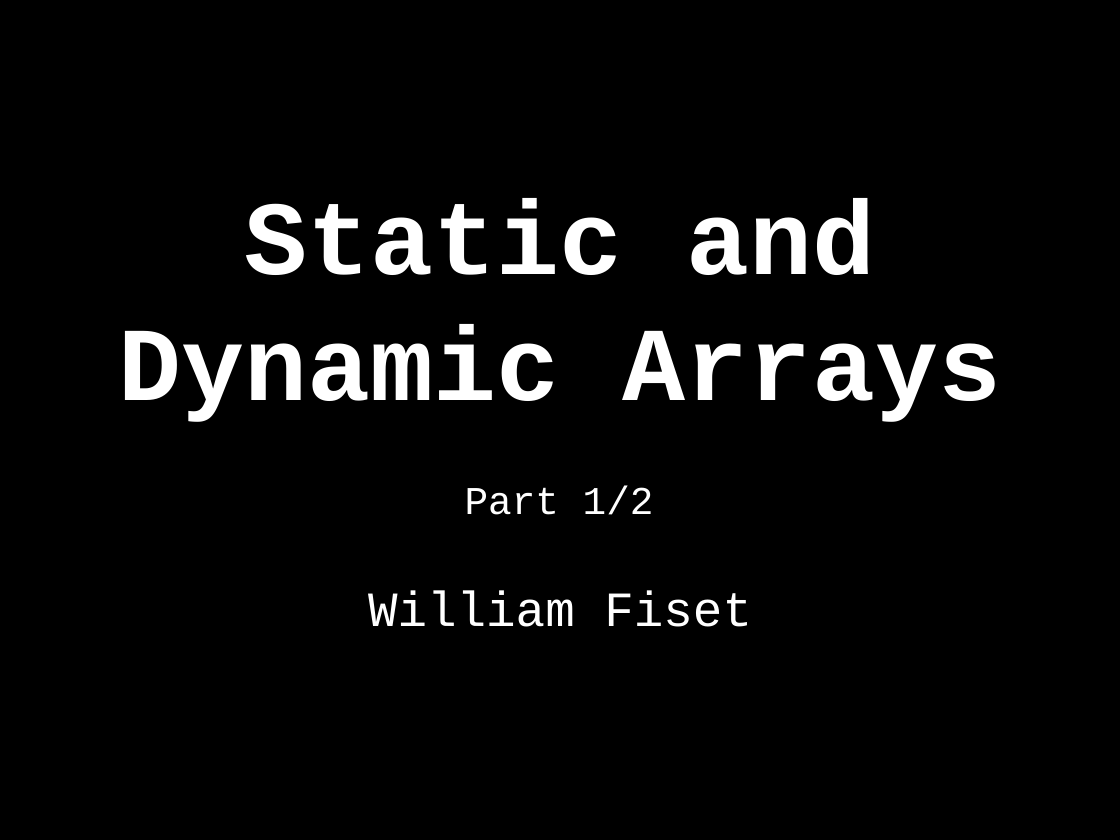
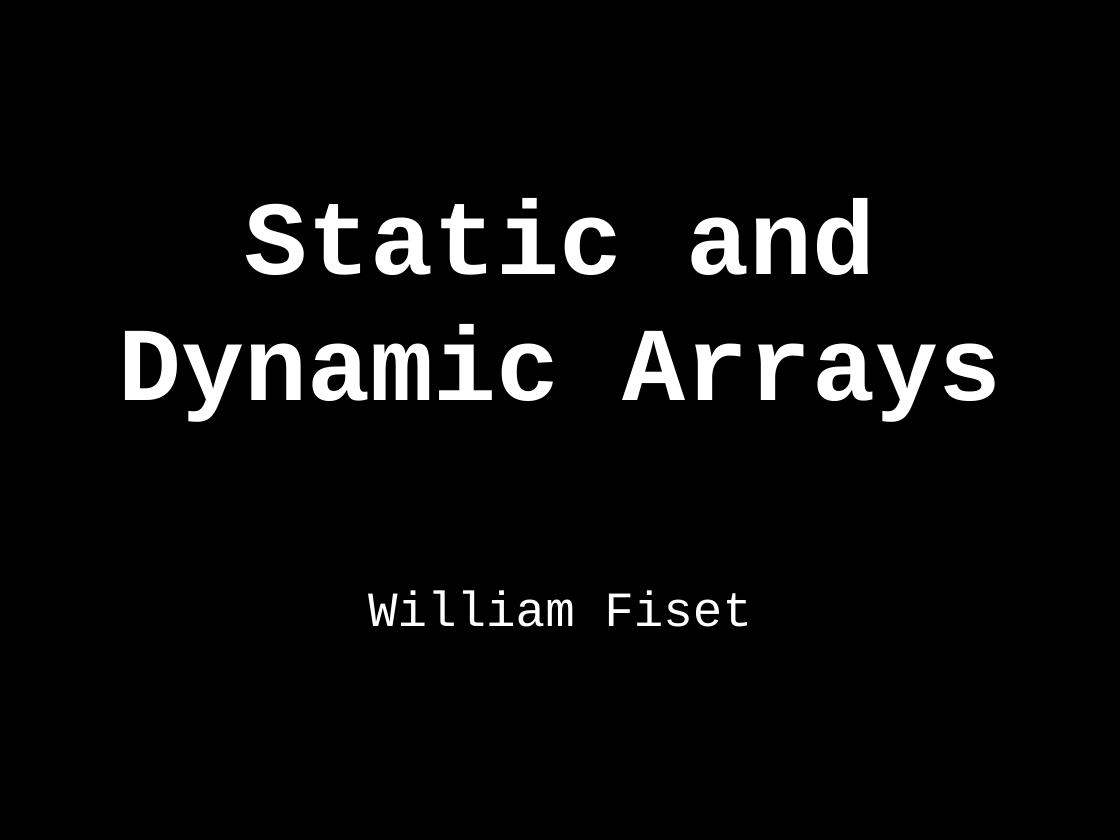
Before and after one commit to williamfiset/DEPRECATED-data-structures, a slide deck: slide 1 of DynamicArray/presentation/Arrays.pptx. Drawn at 1120x840 pixels with LibreOffice and Linux fonts; fonts in the diff are those of the drawing. Boxes give left, top, right and bottom in pixels: in the first picture for what was removed or moved away, otherwise in the second. Text is boxed around its words. In the diff, an @@ line names an element or a change of style, - is before the commit and + after.

Commit message:
Updated Array slides

```diff
--- a/DynamicArray/presentation/Arrays.pptx
+++ b/DynamicArray/presentation/Arrays.pptx
@@ text removed at [465,486,654,515] @@
-Part 1/2
```
Also in this commit, not shown: 5 slides removed, 2 other files.
